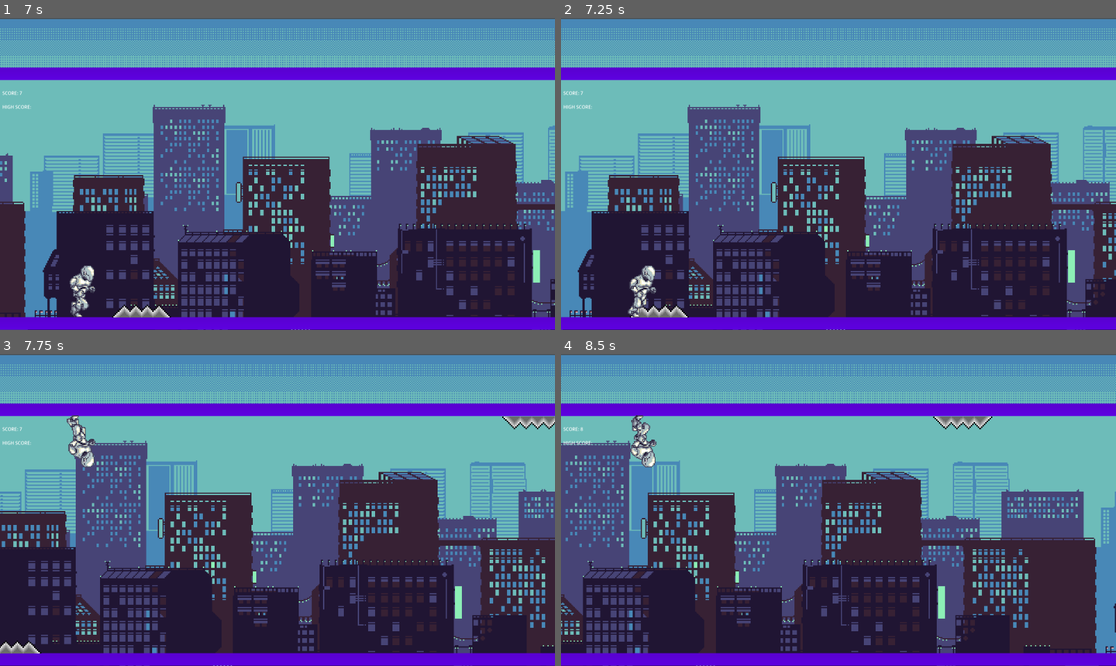
Above: before the commit, frames 1-4 (two rows, left to right).
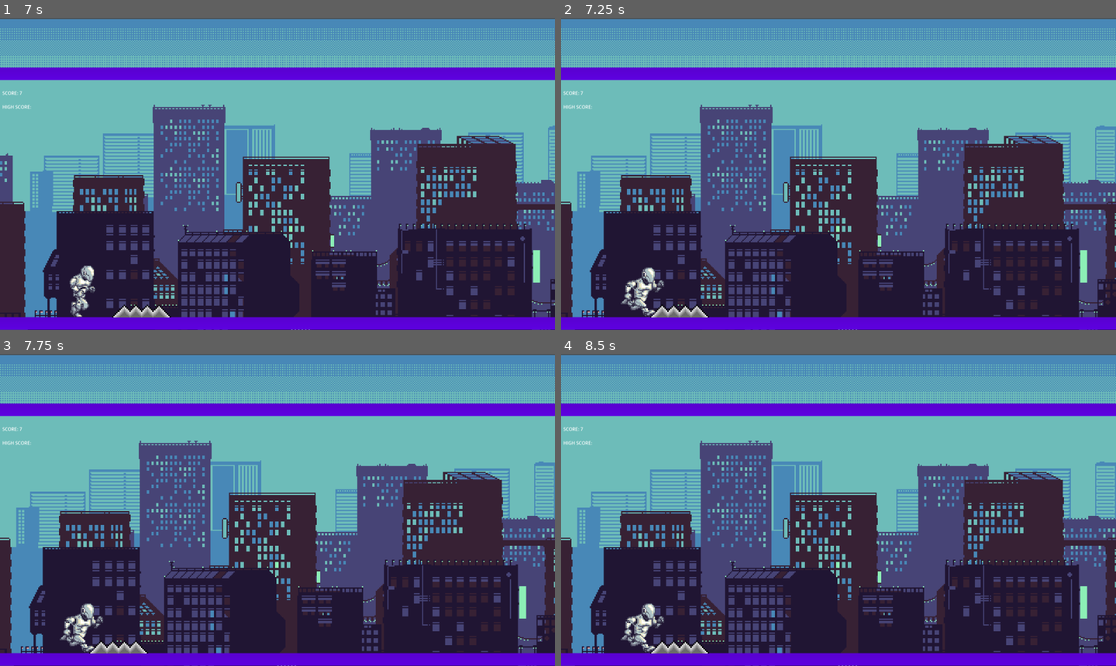
Above: after the commit, the same moments.

Repository: Diviyan20/Endless-Runner
Game: Godot game, scene res://Scenes/Main Map.tscn
The game is run twice, just before and just after one commit, with the same random seed, the same clock (stepped at 60 frames per second) and the same inputs. This scene is started directly instead of the project's main scene.
Inputs:
- Up to frame 1 (7 s): tap Space at 0.5 s; tap Enter (ui_accept) at 0.77, 1.52, 3.02, 3.77, 4.52, 6.02, 6.77 s
- Up to frame 2 (7.25 s): no input
- Up to frame 3 (7.75 s): tap Enter (ui_accept) at 7.52 s
- Up to frame 4 (8.5 s): no input

Frame 1 is identical in both runs. In frame 2, 22% of the frame differs, in the area x 0-100%, y 3-100%; in frame 3, 42%; in frame 4, 45%.

Commit message:
Game Over Functionality

Diff:
--- a/Scripts/Main_Map/main_map.gd
+++ b/Scripts/Main_Map/main_map.gd
@@ -75,4 +75,13 @@
 		spike.position = Vector2(spawn_x, CEILING_Y + sprite_height / 2)
 		spike_sprite.flip_v = true
 
+	spike.body_entered.connect(_on_spike_body_entered)
 	add_child(spike)
+
+func _on_spike_body_entered(body):
+	if body.name=="Player":
+		game_over()
+
+func game_over():
+	get_tree().paused = true
+	game_running = false
